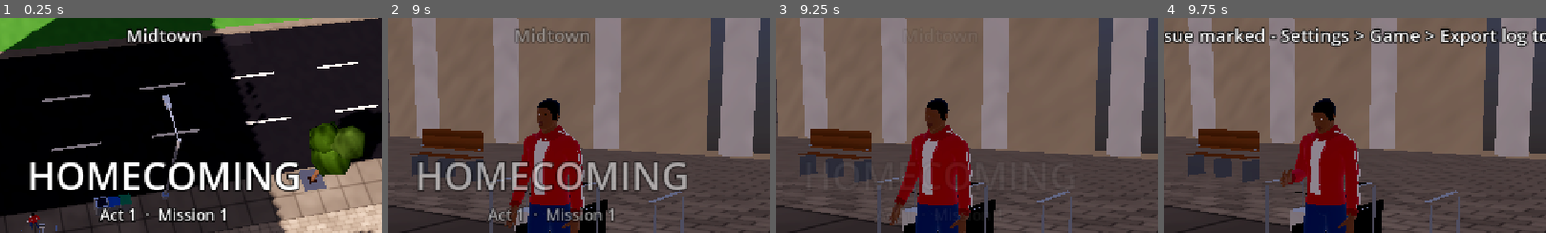
Above: before the commit, frames 1-4 (left to right).
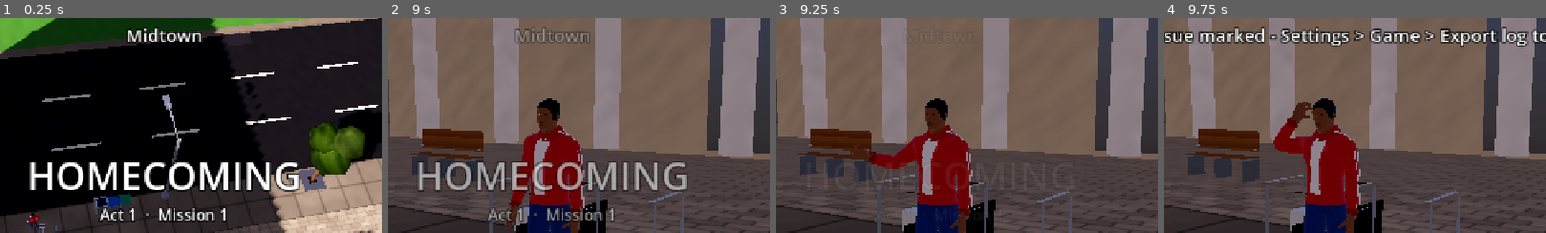
Above: after the commit, the same moments.

Repository: sachinpant3572/privateRepo
Game: Godot game, scene res://main.tscn
Same seed, same stepped clock (60 frames per second), same inputs: the game is played once before the commit and once after it.
Inputs (mouse positions are % of the whole screen's width and height, from its top left):
- Up to frame 1 (0.25 s): no input
- Up to frame 2 (9 s): tap Enter at 0.5, 2, 3.5 s; drag from (10, 18) to (60, 28) at 0.52 s; tap Space (attack) at 1.25, 2.75, 4.25 s; drag from (50, 50) to (45, 70) at 1.27 s; move the mouse to (60, 28) at 2.02 s; hold D (move_right) 2.03-2.75 s; hold Q (climb) 2.03-2.75 s; tap E (interact) at 2.3, 3.6, 5.3, 6.8, 8.3 s; drag from (45, 70) to (20, 35) at 2.77 s; move the mouse to (80, 65) at 3.52 s; hold A (move_left) 3.53-4.25 s; drag from (20, 35) to (35, 25) at 4.27 s; move the mouse to (55, 50) at 5.02 s; hold S (move_down) 5.03-5.75 s; tap J at 5.1 s; click (55, 50) at 5.17 s; drag from (35, 25) to (30, 55) at 5.77 s; move the mouse to (72, 45) at 6.52 s; hold W (move_up) 6.53-7.25 s; tap M at 6.6 s; drag from (30, 55) to (45, 70) at 7.27 s; move the mouse to (60, 28) at 8.02 s; hold S (move_down) 8.03-8.75 s; tap P at 8.1 s; click "SKY" at 8.75 s
- Up to frame 3 (9.25 s): no input
- Up to frame 4 (9.75 s): click "BUG" at 9.5 s
The pictures show only the part of the screen within x 28-78%, y 11-61%; the shares and areas given below are measured in that part.

Frames 1-2 are identical in both runs. In frame 3, 1.8% of the frame differs, in the area x 19-46%, y 37-97%; in frame 4, 1.8%, in the area x 28-45%, y 37-79%.

Commit message:
Interact boards the waiting cab before a shop door, as the HUD offers them
A shop door by the cab's stop took the press while the HUD said GET IN.

Co-Authored-By: Claude Opus 5.5 <noreply@anthropic.com>
Claude-Session: https://claude.ai/code/session_01XUeimCS4fFEoMDQrXPwrRW

Diff:
--- a/game/scripts/player.gd
+++ b/game/scripts/player.gd
@@ -104,7 +104,10 @@
 		punch()
 	if Controls.just_pressed("interact"):
 		var game = get_tree().get_first_node_in_group("game")
-		if game == null or game.interiors == null or not game.interiors.try_interact():
+		# The waiting cab comes before a shop door, as the HUD offers them.
+		if _board_waiting_cab(game):
+			pass
+		elif game == null or game.interiors == null or not game.interiors.try_interact():
 			try_enter_vehicle()
 
 
@@ -126,12 +129,17 @@
 	return best
 
 
+## Boards the cab waiting for us when it is in reach. True when it did.
+func _board_waiting_cab(game) -> bool:
+	return game != null and game.taxi != null and is_instance_valid(game.taxi.cab) \
+			and global_position.distance_to(game.taxi.cab.global_position) < ENTER_RANGE \
+			and game.taxi.board(game.taxi.cab)
+
+
 func try_enter_vehicle() -> void:
 	var game = get_tree().get_first_node_in_group("game")
 	# The cab waiting for us wins over any car that happens to be nearer.
-	if game != null and game.taxi != null and is_instance_valid(game.taxi.cab) \
-			and global_position.distance_to(game.taxi.cab.global_position) < ENTER_RANGE \
-			and game.taxi.board(game.taxi.cab):
+	if _board_waiting_cab(game):
 		return
 	var car = nearest_vehicle()
 	if car == null:
